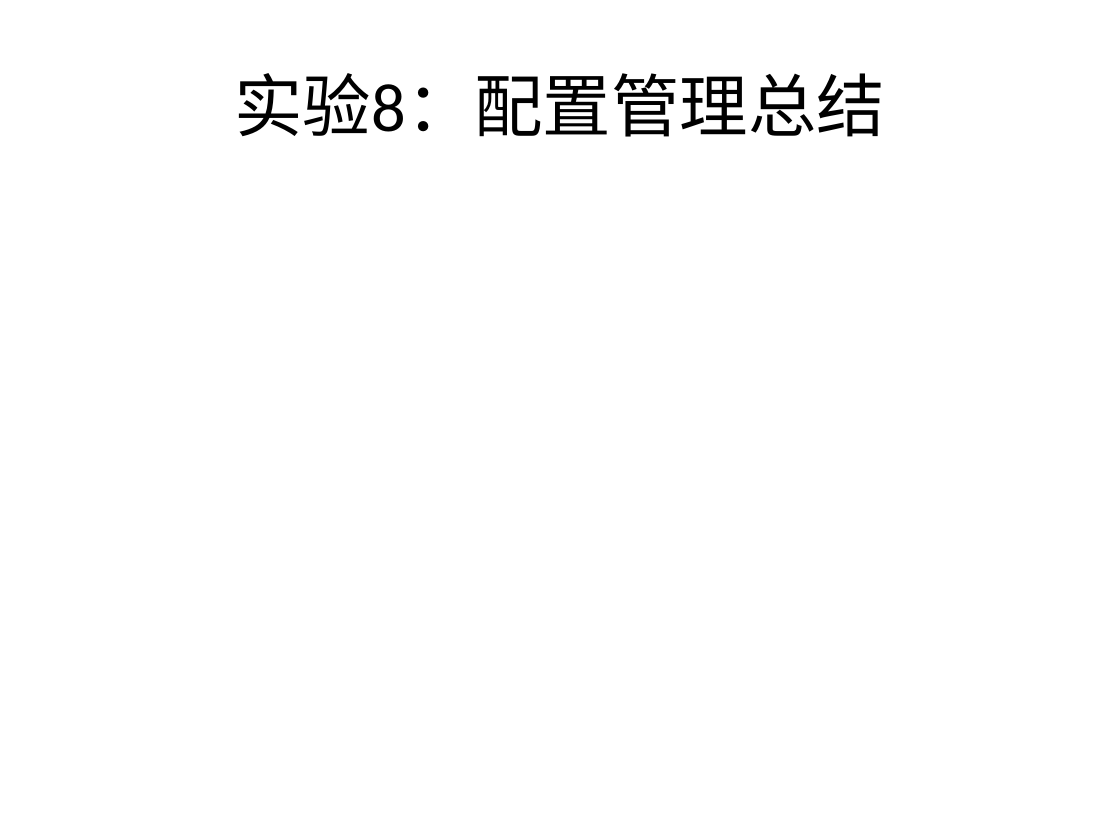
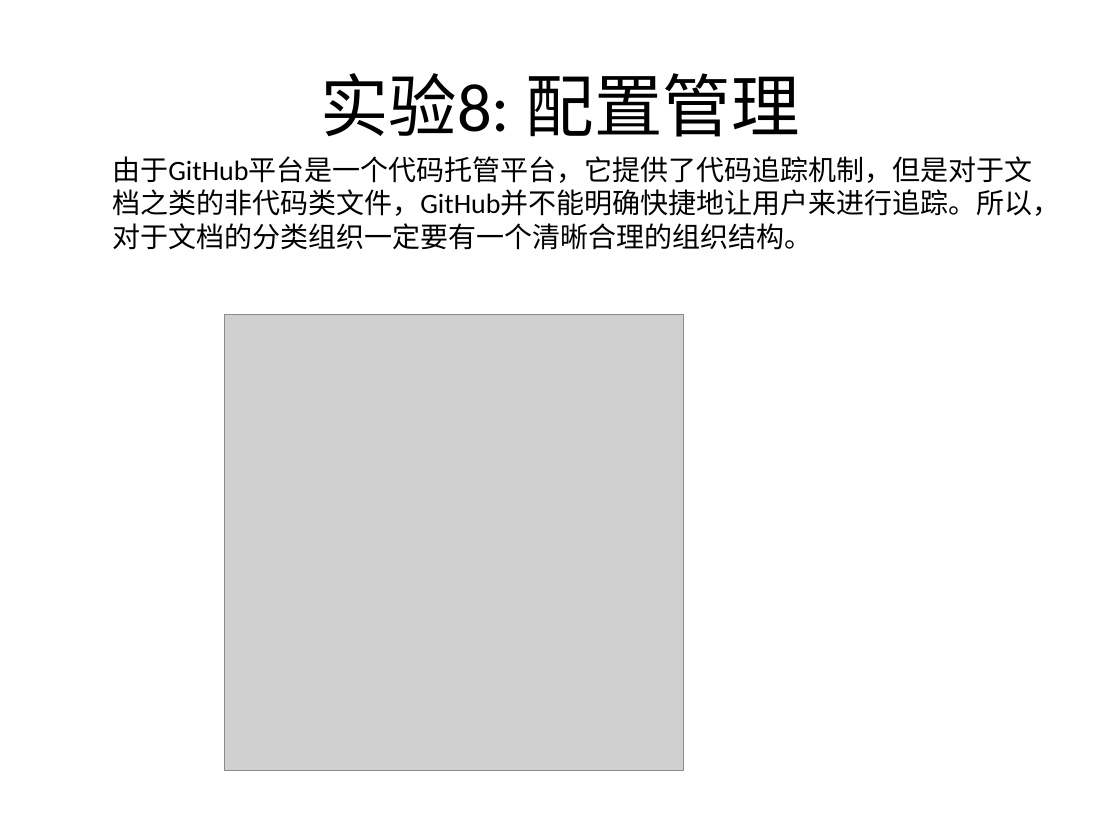
Before and after one commit to bhsei/16TeamC, a slide deck: slide 12 of 2.项目PPT/十七周-项目总结.pptx (slide 8 before the commit). Drawn at 1120x840 pixels with LibreOffice and Linux fonts; fonts in the diff are those of the drawing; grey boxes stand for pictures. Boxes give left, top, right and bottom in pixels: in the first picture for what was removed or moved away, otherwise in the second. Text is boxed around its words. In the diff, an @@ line names an element or a change of style, - is before the commit and + after.

Commit message:
17-总结ppt

```diff
--- a/2.项目PPT/十七周-项目总结.pptx
+++ b/2.项目PPT/十七周-项目总结.pptx
@@ title at <box>320,73,800,137</box>: text changed @@
-实验8：配置管理总结
+实验8: 配置管理
@@ text added at <box>112,156,1060,250</box>, 18 pt, text #000000 @@
+由于GitHub平台是一个代码托管平台，它提供了代码追踪机制，但是对于文档之类的非代码类文件，GitHub并不能明确快捷地让用户来进行追踪。所以，对于文档的分类组织一定要有一个清晰合理的组织结构。
@@ picture added at <box>225,315,683,772</box> @@
```
Also in this commit, not shown: 5 other slides changed, 6 slides added, 2 slides removed, 1 other file.
